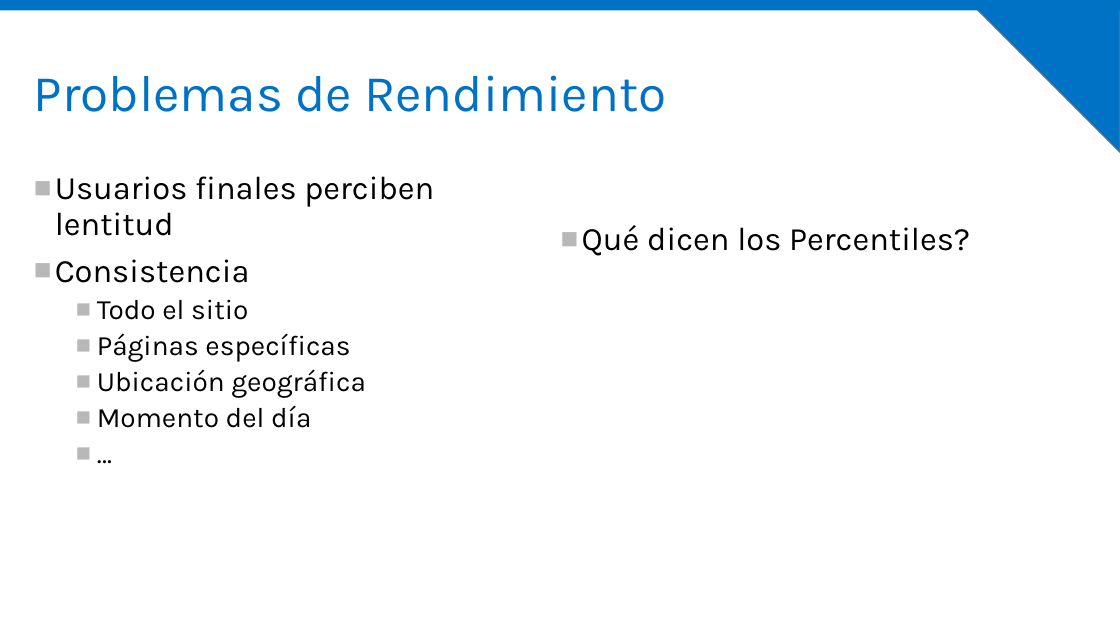
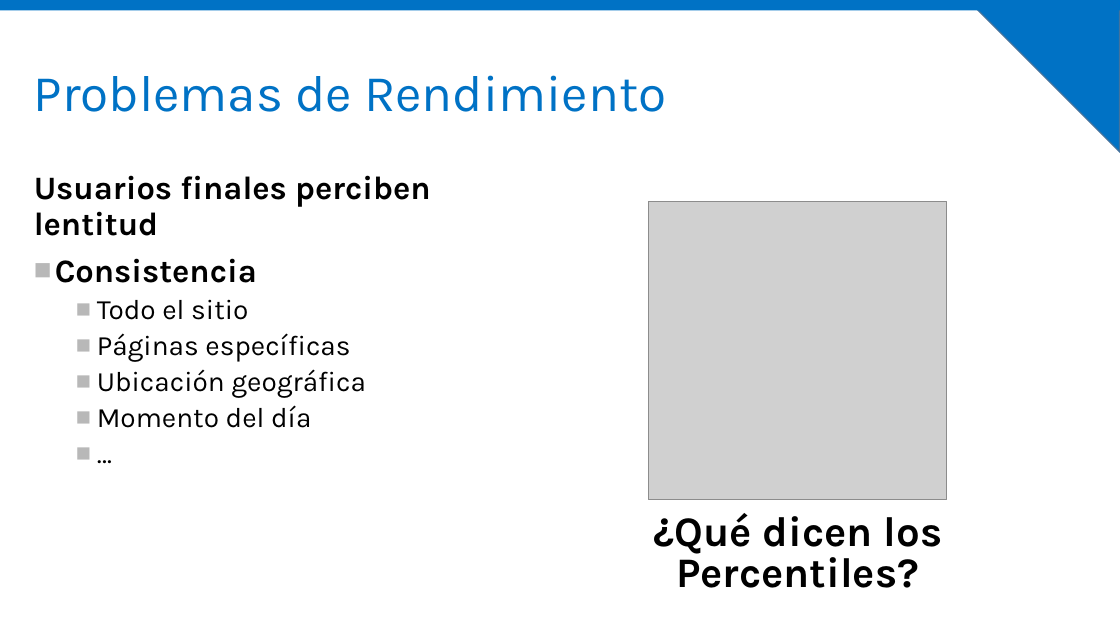
Before and after one commit to IberianSPC/Sessions2015, a slide deck: slide 8 of Build and intelligent Cloud/Miguel Ballesteros - Escenarios Alto Rendimiento para SPO.pptx (slide 6 before the commit). Drawn at 1120x630 pixels with LibreOffice and Linux fonts; fonts in the diff are those of the drawing; grey boxes stand for pictures; background and template pictures are left out. Boxes give left, top, right and bottom in pixels: in the first picture for what was removed or moved away, otherwise in the second. Text is boxed around its words. In the diff, an @@ line names an element or a change of style, - is before the commit and + after.

```diff
--- a/Build and intelligent Cloud/Miguel Ballesteros - Escenarios Alto Rendimiento para SPO.pptx
+++ b/Build and intelligent Cloud/Miguel Ballesteros - Escenarios Alto Rendimiento para SPO.pptx
@@ text at [34, 175, 431, 283]: bold on in "Usuarios finales perciben lentitud", "Consistencia"; bullet ■ to none @@
@@ picture added at [649, 202, 948, 501] @@
@@ text at [653, 513, 943, 588]: text changed; size 28 to 36 pt; bold on @@
-■ Qué dicen los Percentiles?
+¿Qué dicen los Percentiles?
```
Also in this commit, not shown: 5 other slides changed, 4 slides added.
